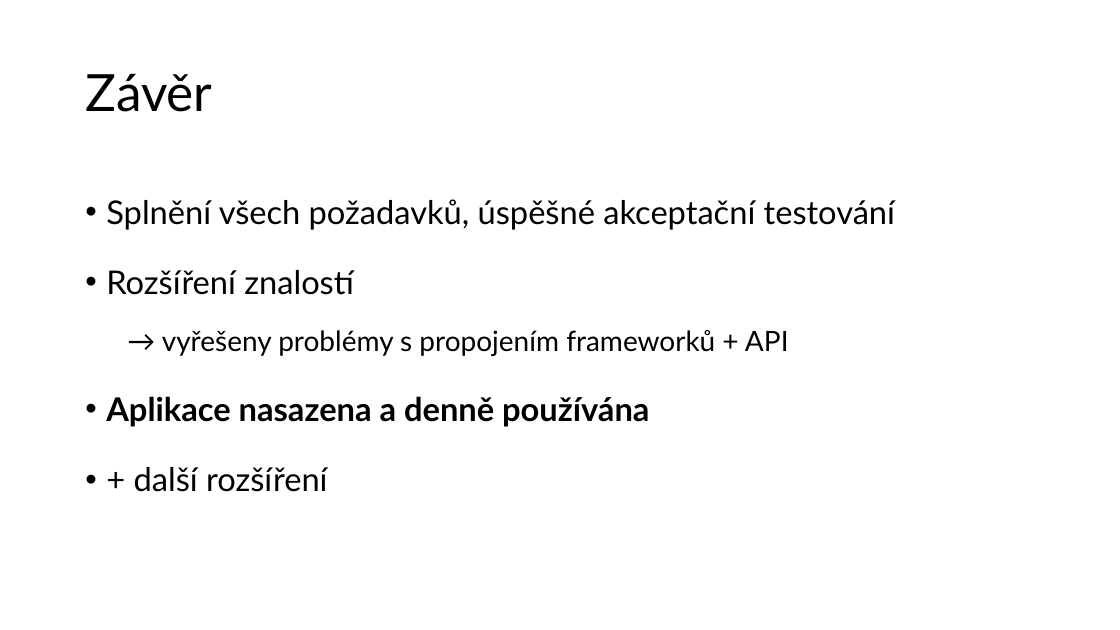
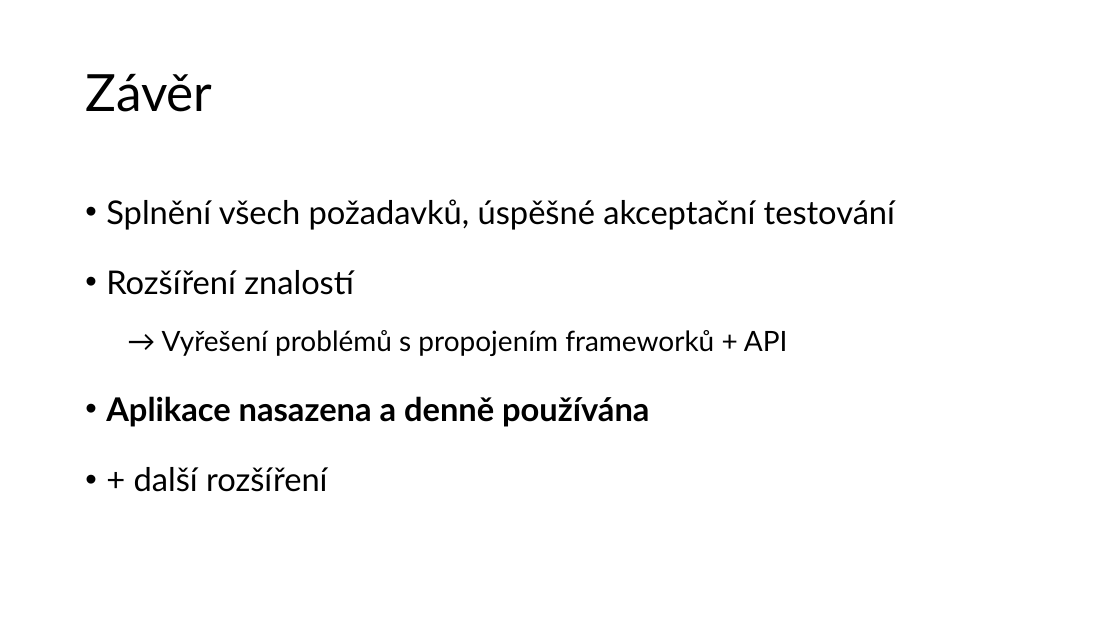
Before and after one commit to rodlukas/bachelors-thesis, a slide deck: slide 10 of prezentace/DPR prezentace.pptx. Drawn at 1120x630 pixels with LibreOffice and Linux fonts; fonts in the diff are those of the drawing. Boxes give left, top, right and bottom in pixels: in the first picture for what was removed or moved away, otherwise in the second. Text is boxed around its words. In the diff, an @@ line names an element or a change of style, - is before the commit and + after.

```diff
--- a/prezentace/DPR prezentace.pptx
+++ b/prezentace/DPR prezentace.pptx
@@ text at box(162, 330, 788, 356): text changed @@
-  → vyřešeny problémy s propojením frameworků + API
+  → Vyřešení problémů s propojením frameworků + API
```
Also in this commit, not shown: 4 other slides changed.
